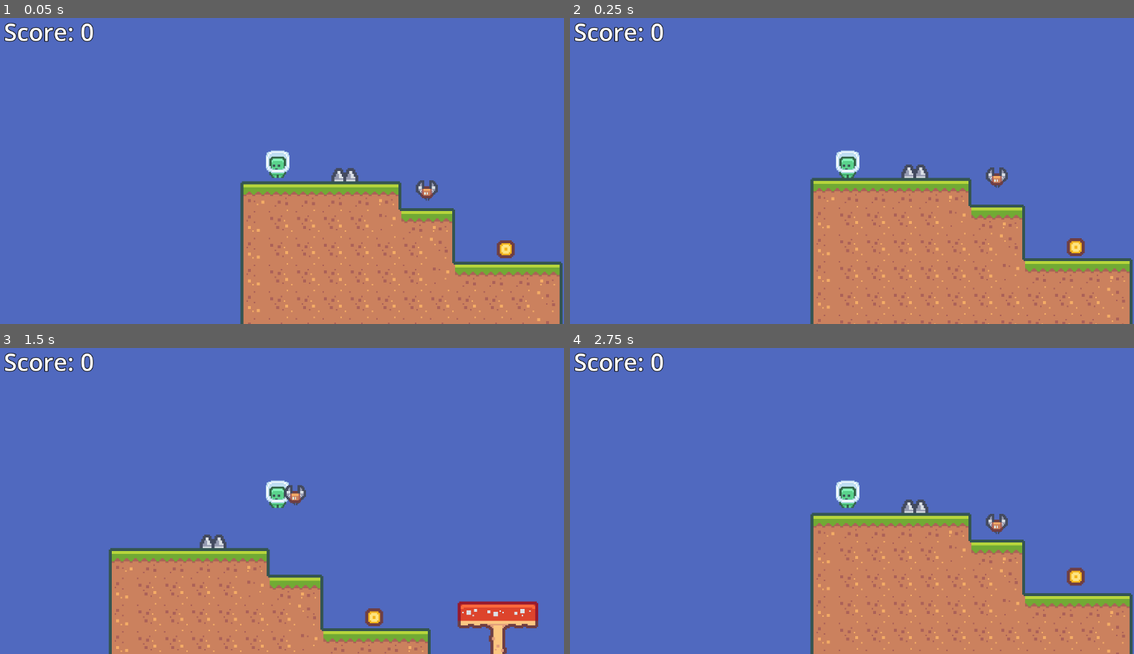
Above: before the commit, frames 1-4 (two rows, left to right).
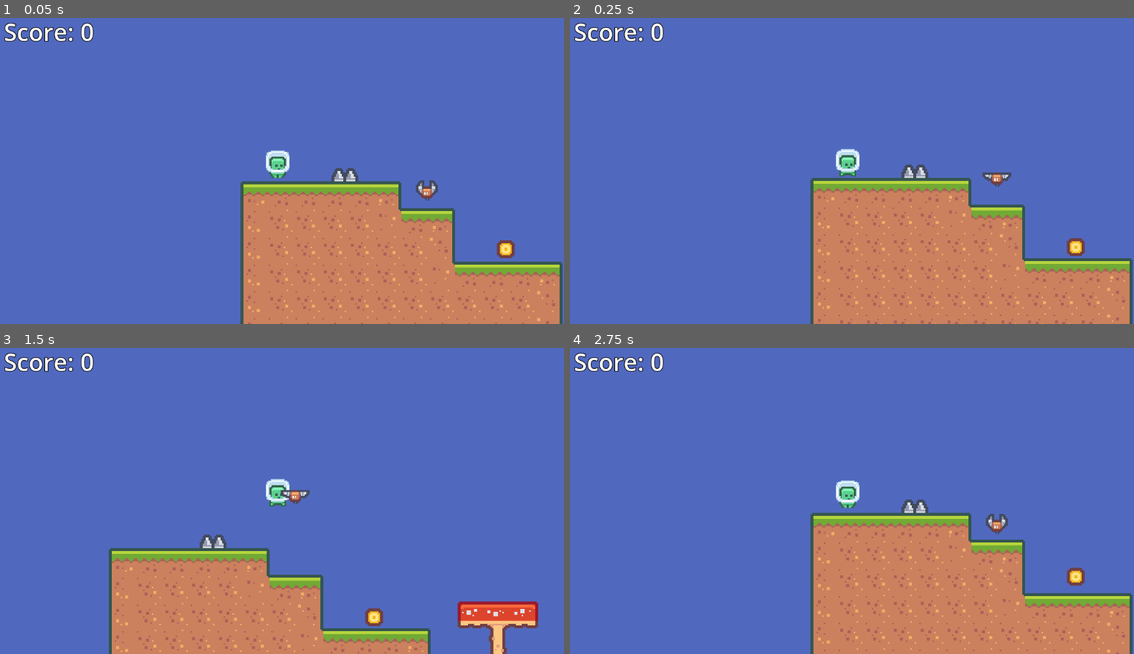
Above: after the commit, the same moments.

Repository: Teeohbee/JumpMan
Game: Godot game, scene res://Level1.tscn
Two runs of this game, one before a commit and one after it. Both use one fixed random seed, a clock stepped at 60 frames per second and the inputs below.
Inputs:
- Up to frame 1 (0.05 s): no input
- Up to frame 2 (0.25 s): no input
- Up to frame 3 (1.5 s): hold Right from 0.53 s (still down); tap Space at 0.77 s
- Up to frame 4 (2.75 s): tap Space at 1.52 s; release Right at 2.03 s; hold Left from 2.03 s (still down)

The runs differ from the first frame. In frame 1, less than 0.1% of the frame differs, in the area x 47-51%, y 47-52%; in frame 2, 0.3%, in the area x 47-79%, y 42-56%; in frame 3, 0.3%; in frame 4, less than 0.1%.
Error before the commit: Invalid assignment of property or key 'paused' with value of type 'bool' on a base object of type 'null instance'. (res://Player.gd:32)
Error after the commit: Invalid assignment of property or key 'paused' with value of type 'bool' on a base object of type 'null instance'. (res://Player.gd:35)

Commit message:
Animate player and enemies

Diff:
--- a/Enemy.tscn
+++ b/Enemy.tscn
@@ -1,10 +1,32 @@
-[gd_scene load_steps=4 format=3 uid="uid://dgyug807w766s"]
+[gd_scene load_steps=7 format=3 uid="uid://dgyug807w766s"]
 
 [ext_resource type="Script" path="res://Enemy.gd" id="1_bjemg"]
 [ext_resource type="Texture2D" uid="uid://dpfw6ck4mow1p" path="res://Sprites/Characters/character_0024.png" id="2_ce6sp"]
+[ext_resource type="Texture2D" uid="uid://cmuj56kflday4" path="res://Sprites/Characters/character_0025.png" id="3_14ypg"]
+[ext_resource type="Texture2D" uid="uid://b7v77tpl04fsy" path="res://Sprites/Characters/character_0026.png" id="4_m6228"]
 
 [sub_resource type="CircleShape2D" id="CircleShape2D_vh073"]
 radius = 8.0
+
+[sub_resource type="SpriteFrames" id="SpriteFrames_03tqc"]
+animations = [{
+"frames": [{
+"duration": 1.0,
+"texture": ExtResource("2_ce6sp")
+}, {
+"duration": 1.0,
+"texture": ExtResource("3_14ypg")
+}, {
+"duration": 1.0,
+"texture": ExtResource("4_m6228")
+}, {
+"duration": 1.0,
+"texture": ExtResource("3_14ypg")
+}],
+"loop": true,
+"name": &"default",
+"speed": 5.0
+}]
 
 [node name="Enemy" type="Area2D"]
 position = Vector2(44, 0)
@@ -12,10 +34,11 @@
 script = ExtResource("1_bjemg")
 move_direction = Vector2(0, -50)
 
-[node name="Sprite" type="Sprite2D" parent="."]
-texture = ExtResource("2_ce6sp")
-
 [node name="CollisionShape2D" type="CollisionShape2D" parent="."]
 shape = SubResource("CircleShape2D_vh073")
 
+[node name="AnimatedSprite2D" type="AnimatedSprite2D" parent="."]
+sprite_frames = SubResource("SpriteFrames_03tqc")
+autoplay = "default"
+
 [connection signal="body_entered" from="." to="." method="_on_body_entered"]
--- a/Level1.tscn
+++ b/Level1.tscn
@@ -1,8 +1,9 @@
-[gd_scene load_steps=12 format=3 uid="uid://285tlqb6fbvv"]
+[gd_scene load_steps=14 format=3 uid="uid://285tlqb6fbvv"]
 
 [ext_resource type="Texture2D" uid="uid://biwond464pw3f" path="res://Sprites/Tiles/tiles_packed.png" id="1_kthgv"]
 [ext_resource type="Texture2D" uid="uid://bqb4j84403j2a" path="res://Sprites/Characters/character_0000.png" id="2_7gsv3"]
 [ext_resource type="Script" path="res://Player.gd" id="2_ihjgl"]
+[ext_resource type="Texture2D" uid="uid://2k3iywmsqila" path="res://Sprites/Characters/character_0001.png" id="4_b1ydn"]
 [ext_resource type="PackedScene" uid="uid://dgyug807w766s" path="res://Enemy.tscn" id="4_qixg0"]
 [ext_resource type="PackedScene" uid="uid://b67dgeb4spiqy" path="res://Spike.tscn" id="5_7jbpj"]
 [ext_resource type="PackedScene" uid="uid://btyvkjef6t72e" path="res://Coin.tscn" id="6_6ux4o"]
@@ -728,6 +729,20 @@
 physics_layer_0/collision_layer = 1
 sources/0 = SubResource("TileSetAtlasSource_tktp5")
 
+[sub_resource type="SpriteFrames" id="SpriteFrames_wjjdd"]
+animations = [{
+"frames": [{
+"duration": 1.0,
+"texture": ExtResource("2_7gsv3")
+}, {
+"duration": 1.0,
+"texture": ExtResource("4_b1ydn")
+}],
+"loop": true,
+"name": &"default",
+"speed": 5.0
+}]
+
 [sub_resource type="CapsuleShape2D" id="CapsuleShape2D_wbg0b"]
 height = 24.0
 
@@ -748,8 +763,10 @@
 scale = Vector2(0.8, 0.8)
 script = ExtResource("2_ihjgl")
 
-[node name="Sprite" type="Sprite2D" parent="Player"]
-texture = ExtResource("2_7gsv3")
+[node name="AnimatedSprite2D" type="AnimatedSprite2D" parent="Player"]
+scale = Vector2(1, 1)
+sprite_frames = SubResource("SpriteFrames_wjjdd")
+autoplay = "default"
 
 [node name="CollisionShape2D" type="CollisionShape2D" parent="Player"]
 shape = SubResource("CapsuleShape2D_wbg0b")
--- a/Player.gd
+++ b/Player.gd
@@ -5,6 +5,9 @@
 var gravity = 500.0
 var score: int = 0
 @onready var score_text = get_node("CanvasLayer/ScoreText")
+
+func _ready():
+	get_node( "AnimatedSprite2D" ).set_flip_h( true )
 
 func _physics_process(delta):
 	if not is_on_floor():
